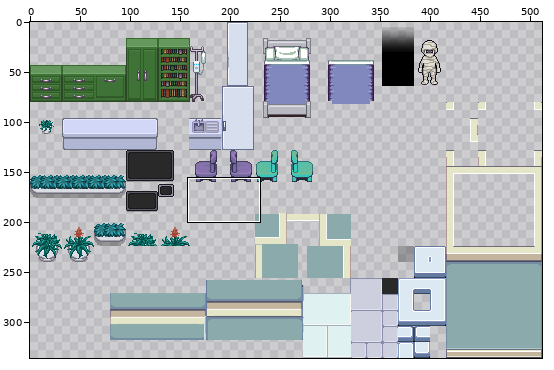
Sprite sheet -- inside1.png. Above, an overview of the earlier version with the close-up marked.
Close-up. Old version:
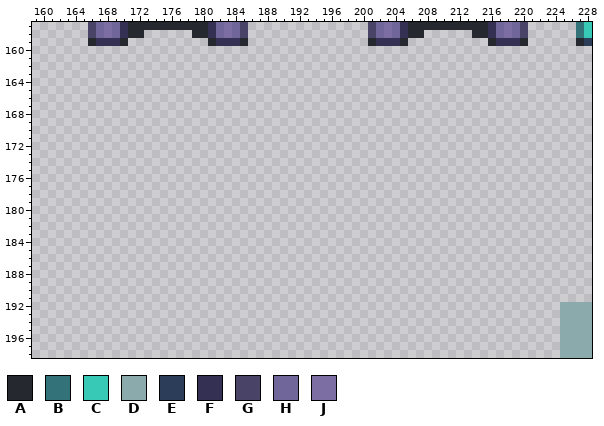
The file is 512x336 pixels. Pixels under 10% opacity are left out. Colours within 5 levels of each other are drawn and written as one. Shown: x 159..228, y 157..198.
Palette (. is transparent): A #25292f  B #327278  C #37c9b6  D #8aaaab  E #2b3d59  F #343054  G #494367  H #70669a  J #7c6da3
Pixels before (only the part around the change), first column x 159:
157 .......GHJHFAAAAAAAAAAFHJHG...............GHJHFAAAAAAAAAAFHJHG......BC
158 .......GHJHFAA......AAFHJHG...............GHJHFAA......AAFHJHG......BC
159 .......AFFFA..........AFFFA...............AFFFA..........AFFFA......AE
160 ......................................................................
161 ......................................................................
162 ......................................................................
163 ......................................................................
164 ......................................................................
165 ......................................................................
166 ......................................................................
167 ......................................................................
168 ......................................................................
169 ......................................................................
170 ......................................................................
171 ......................................................................
172 ......................................................................
173 ......................................................................
174 ......................................................................
175 ......................................................................
176 ......................................................................
177 ......................................................................
178 ......................................................................
179 ......................................................................
180 ......................................................................
181 ......................................................................
182 ......................................................................
183 ......................................................................
184 ......................................................................
185 ......................................................................
186 ......................................................................
187 ......................................................................
188 ......................................................................
189 ......................................................................
190 ......................................................................
191 ......................................................................
192 ..................................................................DDDD
193 ..................................................................DDDD
194 ..................................................................DDDD
195 ..................................................................DDDD
196 ..................................................................DDDD
197 ..................................................................DDDD
198 ..................................................................DDDD
The result:
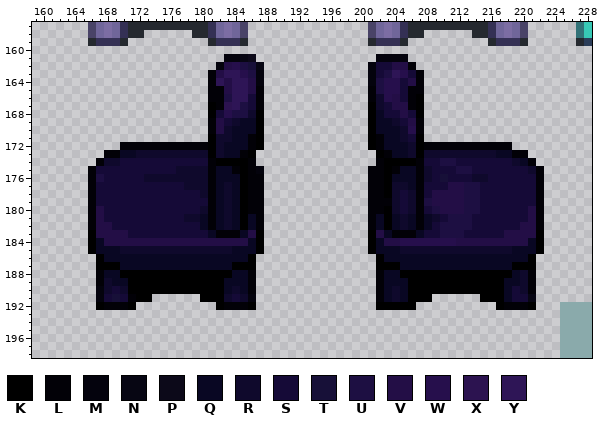
Colours new in this view: K #000000  L #020107  M #04030d  N #070613  P #0c0919  Q #090723  R #0f092c  S #150a37  T #171038  U #1d0f42  V #230e46  W #260f4c  X #2c1350  Y #2e1556
From old to new:
Changed rows in their new state; - is an unchanged pixel.
first column x 166:
161 -----------------MMNP---------------MMMM-----------------
162 ----------------MVWUTN-------------MSSVVL----------------
163 ---------------LVYYWUM-------------MSUYWSL---------------
164 ---------------LYVYYVM-------------MUWWSVL---------------
165 ---------------LLVYYVL-------------LUWWSLL---------------
166 ---------------LLUYYSL-------------LRWVSLK---------------
167 ---------------KLXYUSL-------------KRSVVLK---------------
168 ---------------KSWUURK-------------KQSSVSK---------------
169 ---------------LVSRQQK-------------KQQRSVL---------------
170 ---------------LVRQQQK-------------KQQQRWL---------------
171 ---------------KRRQQLK-------------KLQQRSK---------------
172 ----LLLLLLLLLLLKRQQQLK-------------KLQQQRKLLLLLLLLLLL----
173 --LLQQRRRRRRRRRKRQQLK---------------KLQQRKRRRRRRRRRQQLL--
174 -LRRSSSSSSSSSSSLKKKKL---------------LKKKKLSSUUSSSSSSSRQL-
175 LSSSSSSSSSSRRRRLQQLKLM-------------LLKLQQLRSSSUUSSSSSSSRL
176 LUSSSSSRRRRRRRRLQQQKLL-------------LLKQQQLRSTSSSRRSSSSSSL
177 LSSSSSSSSSSSRRRLQRQKLL-------------LLKRRQLSSSVVUUSSSSSSSL
178 LSSSSSSSSSSSSSRLQRQKLL-------------LLKRSRLSVVVVUUSSSSSSSL
179 LSSSSSSSSSSSSSSLQRQKLL-------------LLLRSRLUVVVVUUSSSSSSSL
180 LVSSSSSSSSSSSSRLQRQKLL-------------LLKRSRLSUVVVUUSSSSSSVL
181 LVSSSSSSSSSSRRQLQRQKQL-------------LQKQRQLQRSUUUSSSSSSSVL
182 LVVSSSSSSSSSSSQLQRQKQL-------------LQKQRQLQSUUUUSSSSSSVVL
183 KVVVVSSSSSSSSSSQLLLQVK-------------KVQLLLQSSUUUSSSSSVVVVK
184 KQVVVVVVVVVVVVVVVVVVQK-------------KQVVWWWWWWWVVVVVVVVVQK
185 KQQQRRRRRRRRRRRRRRQQQK-------------KQQQRRRRRRRRRRRRRRQQQK
186 -KQQQQQQQQQQQQQQQQQQK---------------KQQQQQQQQQQQQQQQQQQK-
187 -KKKQQQQQQQQQQQQQQKKK---------------KKKQQQQQQQQQQQQQQKKK-
188 -LQQKKKKKKKKKKKKKKQQL---------------LQQKKKKKKKKKKKKKKQRL-
189 -LRQQKKKKKKKKKKKKQQQL---------------LQQQKKKKKKKKKKKKQQRL-
190 -MRSRKKKKKKKKKKKKQRQL---------------LQRQKKKKKKKKKKKKQSRL-
191 -MSTSLKK------KKKRSRM---------------LQRQKKK------KKKQSSN-
192 -KLLLK----------KLLLK---------------KKKKK----------KLLLK-
Changed places in both close-ups, as pixel boxes (x1, y1, x2, y2):
added: (88, 54, 264, 310)
added: (368, 54, 544, 310)
